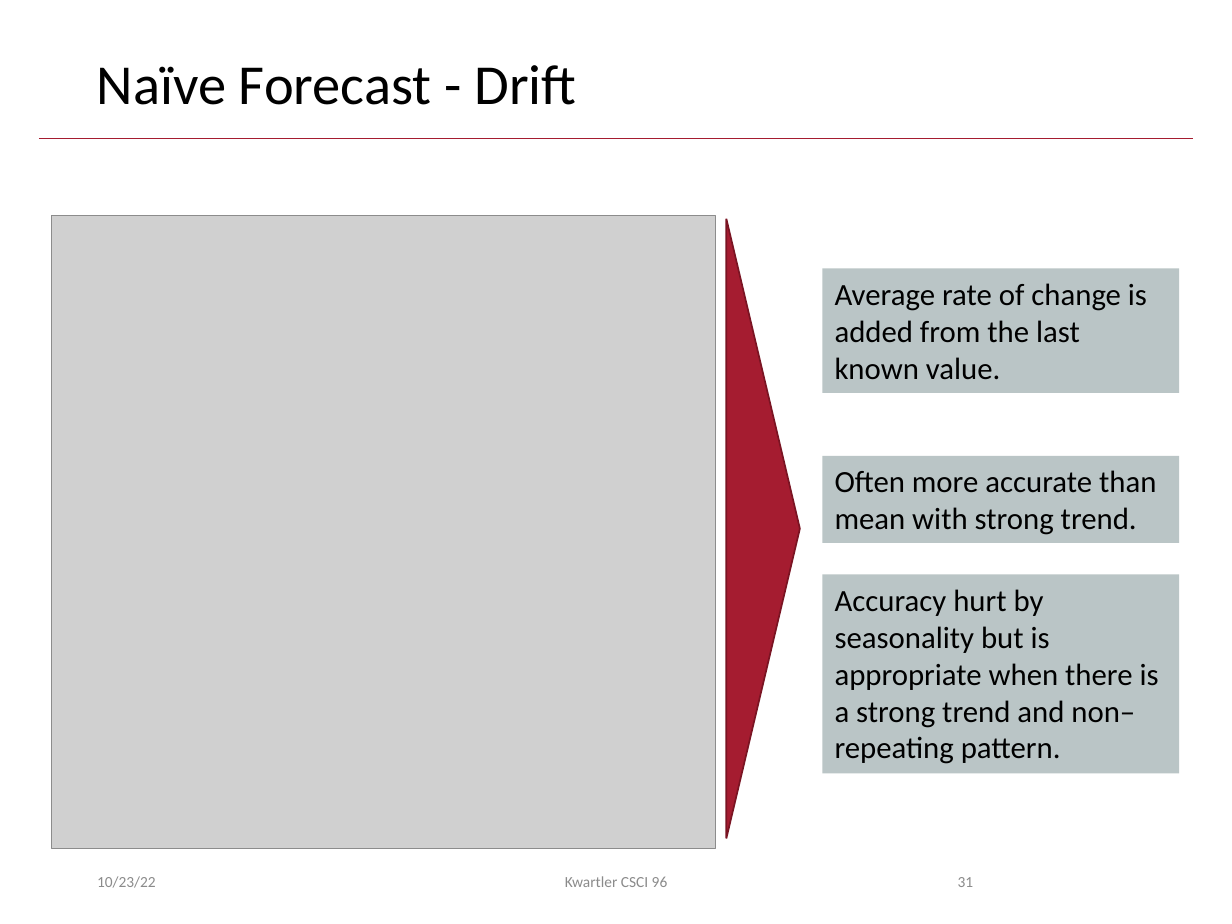
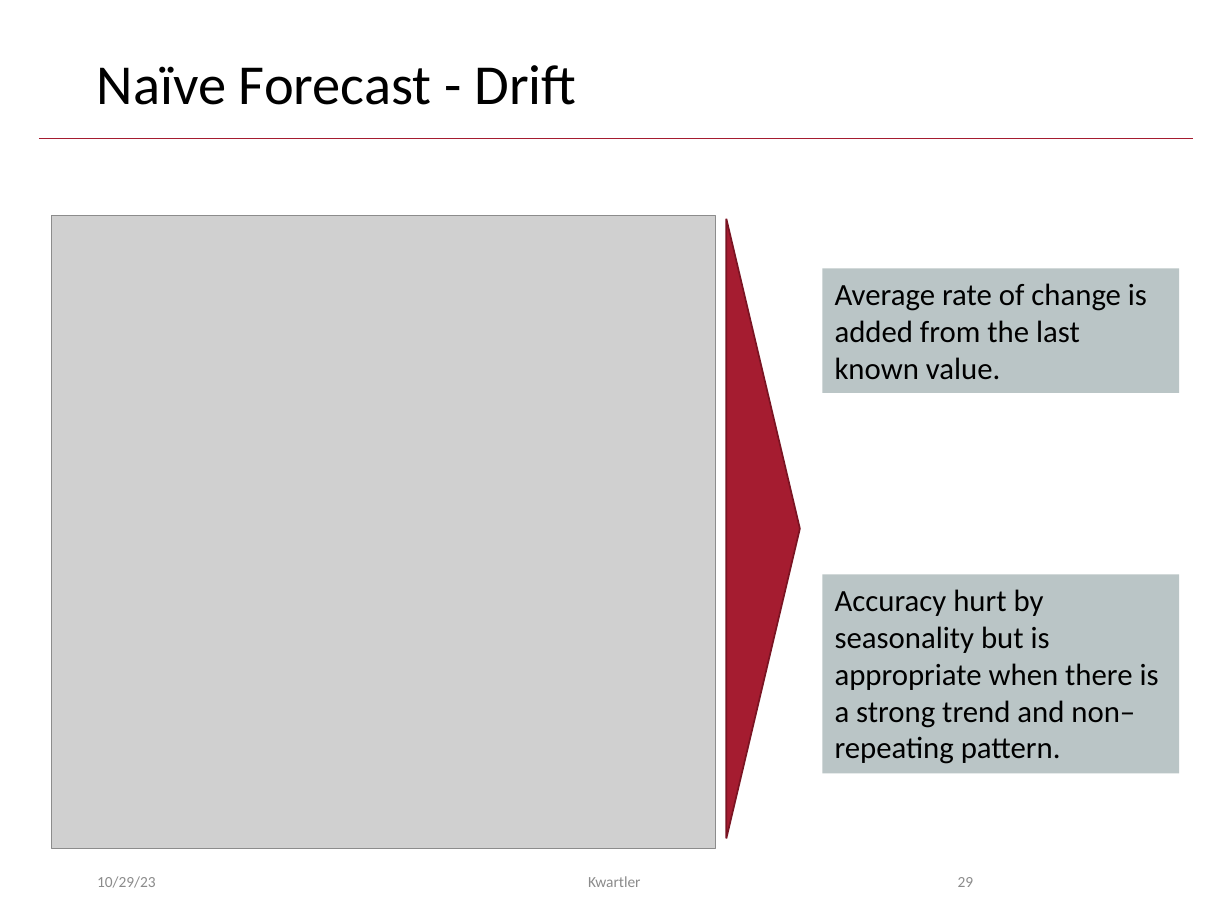
Before and after one commit to kwartler/Harvard_DataMining_Business_Student, a slide deck: slide 29 of Lessons/G_TimeSeries_Equities/A_TimeSeries.pptx (slide 31 before the commit). Drawn at 1232x924 pixels with LibreOffice and Linux fonts; fonts in the diff are those of the drawing; grey boxes stand for pictures; background and template pictures are left out. Boxes give left, top, right and bottom in pixels: in the first picture for what was removed or moved away, otherwise in the second. Text is boxed around its words. In the diff, an @@ line names an element or a change of style, - is before the commit and + after.

```diff
--- a/Lessons/G_TimeSeries_Equities/A_TimeSeries.pptx
+++ b/Lessons/G_TimeSeries_Equities/A_TimeSeries.pptx
@@ rectangle removed at bbox=[823, 456, 1180, 543] @@
-Often more accurate than mean with strong trend.
@@ text at bbox=[97, 876, 156, 888]: text changed @@
-10/23/22
+10/29/23
@@ text at bbox=[588, 876, 641, 887]: text changed @@
-Kwartler CSCI 96
+Kwartler
@@ page number at bbox=[958, 877, 974, 887]: text changed @@
-31
+29
```
Also in this commit, not shown: 46 other slides changed, 4 slides removed, 2 other files.
